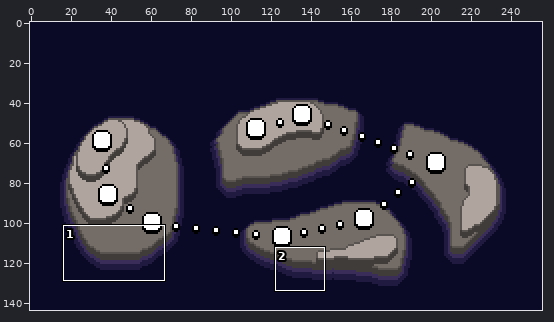
One commit to this sprite sheet: assets/sprites/island.png. The picture above shows the old version from afar; the outline marks the close-up.
Close-up. Before:
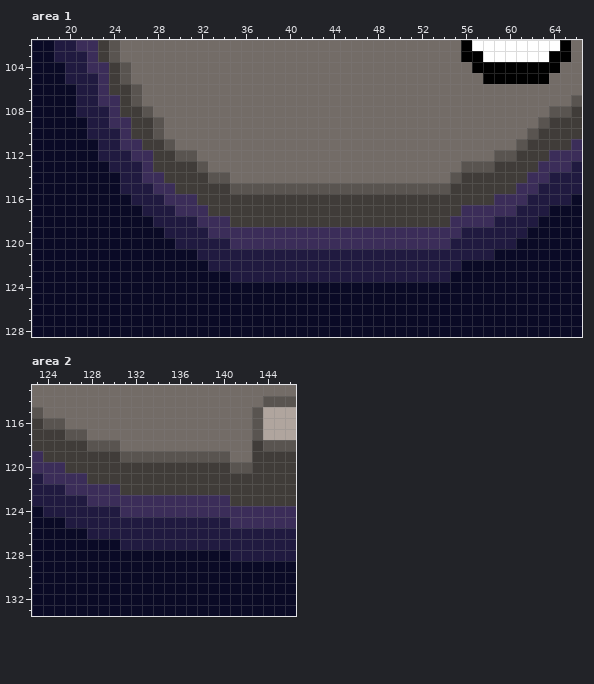
The file is 256x144 pixels. Colours within 5 levels of each other are drawn and written as one. Shown: area 1: x 17..66, y 102..128; area 2: x 123..146, y 113..133. The commit also changed other parts of the picture, which this record leaves out.
The same view after the edit:
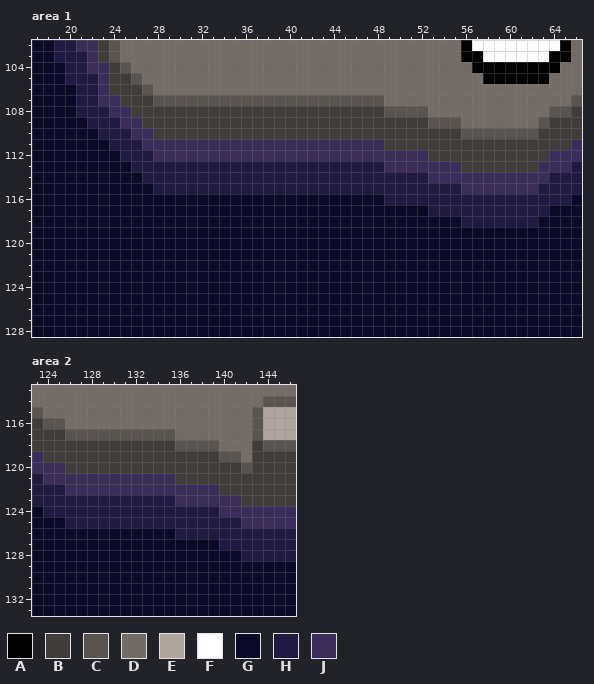
Palette (. is transparent): A #000000  B #403c39  C #595450  D #736c67  E #b0a59e  F #ffffff  G #0a0a26  H #201a40  J #3b2d59
The exact change:
{"where": "area 1"}
{"y":105,"x":25,"old":"CD","new":"BC"}
{"y":106,"x":26,"old":"CD","new":"BC"}
{"y":107,"x":26,"old":"CDDDDDDDDDDDDDDDDDDDDDD","new":"BBCCCCCCCCCCCCCCCCCCCCC"}
{"y":108,"x":25,"old":"B","new":"J"}
{"y":108,"x":27,"old":"CDDDDDDDDDDDDDDDDDDDDDDDDD","new":"BBBBBBBBBBBBBBBBBBBBBBCCCC"}
{"y":109,"x":24,"old":"J","new":"H"}
{"y":109,"x":26,"old":"B","new":"J"}
{"y":109,"x":28,"old":"CDDDDDDDDDDDDDDDDDDDDDDDDDDD","new":"BBBBBBBBBBBBBBBBBBBBBBBBBCCC"}
{"y":110,"x":22,"old":"H","new":"G"}
{"y":110,"x":25,"old":"JBBCDDDDDDDDDDDDDDDDDDDDDDDDDDDDDDDDD","new":"HJJBBBBBBBBBBBBBBBBBBBBBBBBBBBBCCCCCC"}
{"y":111,"x":23,"old":"H","new":"G"}
{"y":111,"x":25,"old":"JJBBCDDDDDDDDDDDDDDDDDDDDDDDDDDDDDDDC","new":"HHJJJJJJJJJJJJJJJJJJJJJJBBBBBBBBBBBBB"}
{"y":112,"x":23,"old":"HH","new":"GG"}
{"y":112,"x":26,"old":"JJBBCCDDDDDDDDDDDDDDDDDDDDDDDDDDDCC","new":"HHJJJJJJJJJJJJJJJJJJJJJJJJJBBBBBBBB"}
{"y":113,"x":24,"old":"HH","new":"GG"}
{"y":113,"x":27,"old":"JBBBBCDDDDDDDDDDDDDDDDDDDDDDDCCC","new":"HHHHHHHHHHHHHHHHHHHHHHJJJJJJJBBB"}
{"y":114,"x":25,"old":"HHJJBBBBCCDDDDDDDDDDDDDDDDDDDDCBBBBBB","new":"GGHHHHHHHHHHHHHHHHHHHHHHHHHHJJJJJJJJJ"}
{"y":115,"x":25,"old":"HHHJJBBBBBCCCCCCCCCCCCCCCCCCCCBBBBBB","new":"GGGHHHHHHHHHHHHHHHHHHHHHHHHHHHHJJJJJ"}
{"y":116,"x":26,"old":"HHHJJJBBBBBBBBBBBBBBBBBBBBBBBBBBBJJJ","new":"GGGGGGGGGGGGGGGGGGGGGGGHHHHHHHHHHHHH"}
{"y":117,"x":27,"old":"HHHJJJBBBBBBBBBBBBBBBBBBBBBBBJJJJJ","new":"GGGGGGGGGGGGGGGGGGGGGGGGGGHHHHHHHH"}
{"y":118,"x":28,"old":"HHHHJJJBBBBBBBBBBBBBBBBBBBBJJJJ","new":"GGGGGGGGGGGGGGGGGGGGGGGGGGGGHHH"}
{"y":119,"x":29,"old":"HHHHJJJJJJJJJJJJJJJJJJJJJJJHHHHHH","new":"GGGGGGGGGGGGGGGGGGGGGGGGGGGGGGGGG"}
{"y":120,"x":30,"old":"HHHHHJJJJJJJJJJJJJJJJJJJJHHHHHH","new":"GGGGGGGGGGGGGGGGGGGGGGGGGGGGGGG"}
{"y":121,"x":32,"old":"HHHHHHHHHHHHHHHHHHHHHHHHHHH","new":"GGGGGGGGGGGGGGGGGGGGGGGGGGG"}
{"y":122,"x":33,"old":"HHHHHHHHHHHHHHHHHHHHHHH","new":"GGGGGGGGGGGGGGGGGGGGGGG"}
{"y":123,"x":35,"old":"HHHHHHHHHHHHHHHHHHHH","new":"GGGGGGGGGGGGGGGGGGGG"}
{"where": "area 2"}
{"y":117,"x":128,"old":"DDDDDDDD","new":"CCCCCCCC"}
{"y":118,"x":128,"old":"CCCDDDDDDDDD","new":"BBBBBBBBCCCC"}
{"y":119,"x":131,"old":"CCCCCCCCC","new":"BBBBBBBBB"}
{"y":119,"x":141,"old":"D","new":"C"}
{"y":120,"x":141,"old":"C","new":"B"}
{"y":121,"x":128,"old":"BBBBBBBB","new":"JJJJJJJJ"}
{"y":122,"x":131,"old":"BBBBBBBBB","new":"JJJJJJJJJ"}
{"y":123,"x":128,"old":"JJJJJJJJ","new":"HHHHHHHH"}
{"y":123,"x":141,"old":"B","new":"J"}
{"y":124,"x":131,"old":"JJJJJJJJJ","new":"HHHHHHHHH"}
{"y":125,"x":141,"old":"J","new":"H"}
{"y":126,"x":128,"old":"HHHHHHHH","new":"GGGGGGGG"}
{"y":127,"x":131,"old":"HHHHHHHHH","new":"GGGGGGGGG"}
{"y":128,"x":141,"old":"H","new":"G"}
